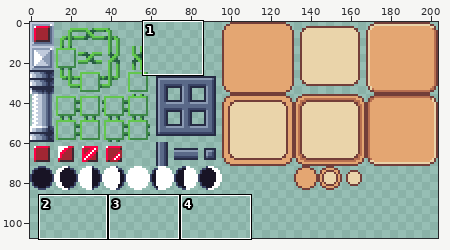
Two states of a sprite sheet, assets/tiles/davidyork/ui.png. Above: a wide view before the commit, with the close-up outlined.
Close-up. As it was:
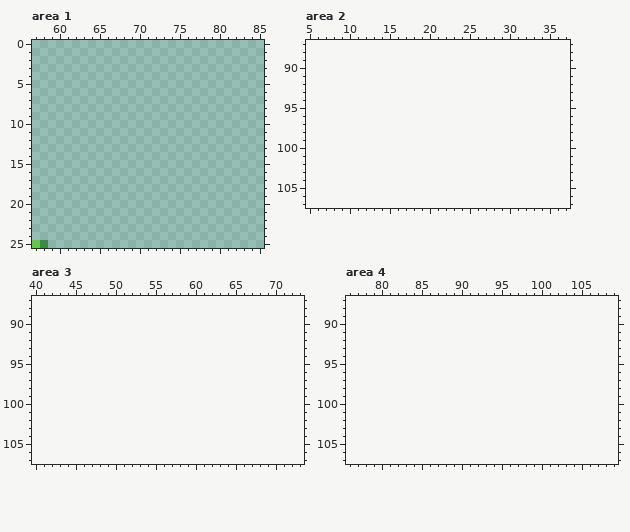
The file is 204x84 pixels. Shown: area 1: x 57..85, y 0..25; area 2: x 5..37, y 87..107; area 3: x 40..73, y 87..107; area 4: x 76..109, y 87..107. The old version is drawn lined up with the new one, on the new canvas. The commit also changed other parts of the picture, which this record leaves out.
The result:
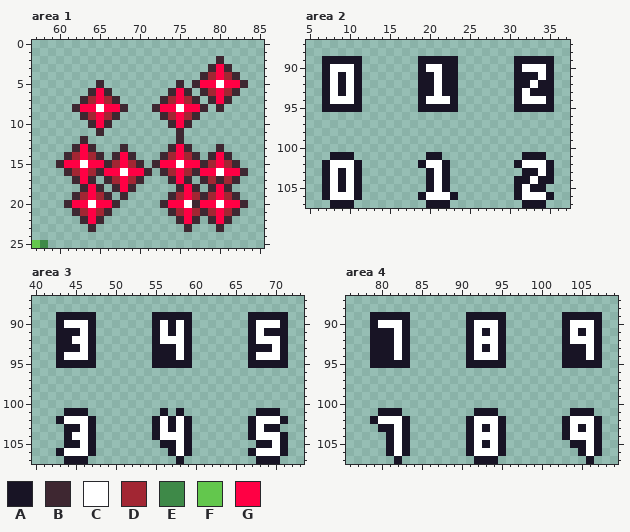
Palette (. is transparent): A #181425  B #3e2731  C #ffffff  D #a22633  E #3e8948  F #63c74d  G #ff0044
From old to new:
canvas 204x84 -> 204x108
Changed rows in their new state; - is an unchanged pixel.
Area 1:
first column x 60:
 2 --------------------B---
 3 -------------------BGB--
 4 ------------------BDGDB-
 5 -----B---------B-BGGCGGB
 6 ----BGB-------BGB-BDGDB-
 7 ---BDGDB-----BDGDB-BGB--
 8 --BGGCGGB---BGGCGGB-B---
 9 ---BDGDB-----BDGDB------
10 ----BGB-------BGB-------
11 -----B---------B--------
12 ---B-----------B--------
13 --BGB---B-----BGB---B---
14 -BDGDB-BGB---BDGDB-BGB--
15 BGGCGGBDGDB-BGGCGGBDGDB-
16 -BDGDBGGCGGB-BDGDBGGCGGB
17 --BGB-BDGDB---BGB-BDBDB-
18 ---BGB-BGB-----BGB-BGB--
19 --BDGDB-B-----BDGDBDGDB-
20 -BGGCGGB-----BGGCBGGCGGB
21 --BDGDB-------BDGDBDGDB-
22 ---BGB---------BGB-BGB--
23 ----B-----------B---B---
Area 2:
first column x 7:
 89 AAAAA-------AAAAA-------AAAAA
 90 ACCCA-------ACCAA-------ACCCA
 91 ACACA-------AACAA-------AAACA
 92 ACACA-------AACAA-------AACAA
 93 ACACA-------AACAA-------ACAAA
 94 ACCCA-------ACCCA-------ACCCA
 95 AAAAA-------AAAAA-------AAAAA
first column x 7:
101 -AAA---------AA----------AAA-
102 ACCCA-------ACCA--------ACCCA
103 ACACA--------ACA---------AACA
104 ACACA--------ACA--------AACAA
105 ACACA--------ACA--------ACAA-
106 ACCCA-------ACCCA-------ACCCA
107 -AAA---------AAA---------AAA-
Area 3:
first column x 43:
 89 AAAAA-------AAAAA-------AAAAA
 90 ACCCA-------ACACA-------ACCCA
 91 AAACA-------ACACA-------ACAAA
 92 AACCA-------ACCCA-------ACCCA
 93 AAACA-------AAACA-------AAACA
 94 ACCCA-------AAACA-------ACCCA
 95 AAAAA-------AAAAA-------AAAAA
first column x 43:
101 -AAA---------A-A---------AAA-
102 ACCCA-------ACACA-------ACCCA
103 -AACA-------ACACA-------ACAA-
104 -ACCA-------ACCCA-------ACCCA
105 -AACA--------AACA--------AACA
106 ACCCA---------ACA-------ACCCA
107 -AAA-----------A---------AAA-
Area 4:
first column x 79:
 89 AAAAA-------AAAAA-------AAAAA
 90 ACCCA-------ACCCA-------ACCCA
 91 AAACA-------ACACA-------ACACA
 92 AAACA-------ACCCA-------ACCCA
 93 AAACA-------ACACA-------AAACA
 94 AAACA-------ACCCA-------AAACA
 95 AAAAA-------AAAAA-------AAAAA
first column x 79:
101 -AAA---------AAA---------AAA-
102 ACCCA-------ACCCA-------ACCCA
103 -AACA-------ACACA-------ACACA
104 --ACA-------ACCCA-------ACCCA
105 --ACA-------ACACA--------AACA
106 --ACA-------ACCCA---------ACA
107 ---A---------AAA-----------A-
